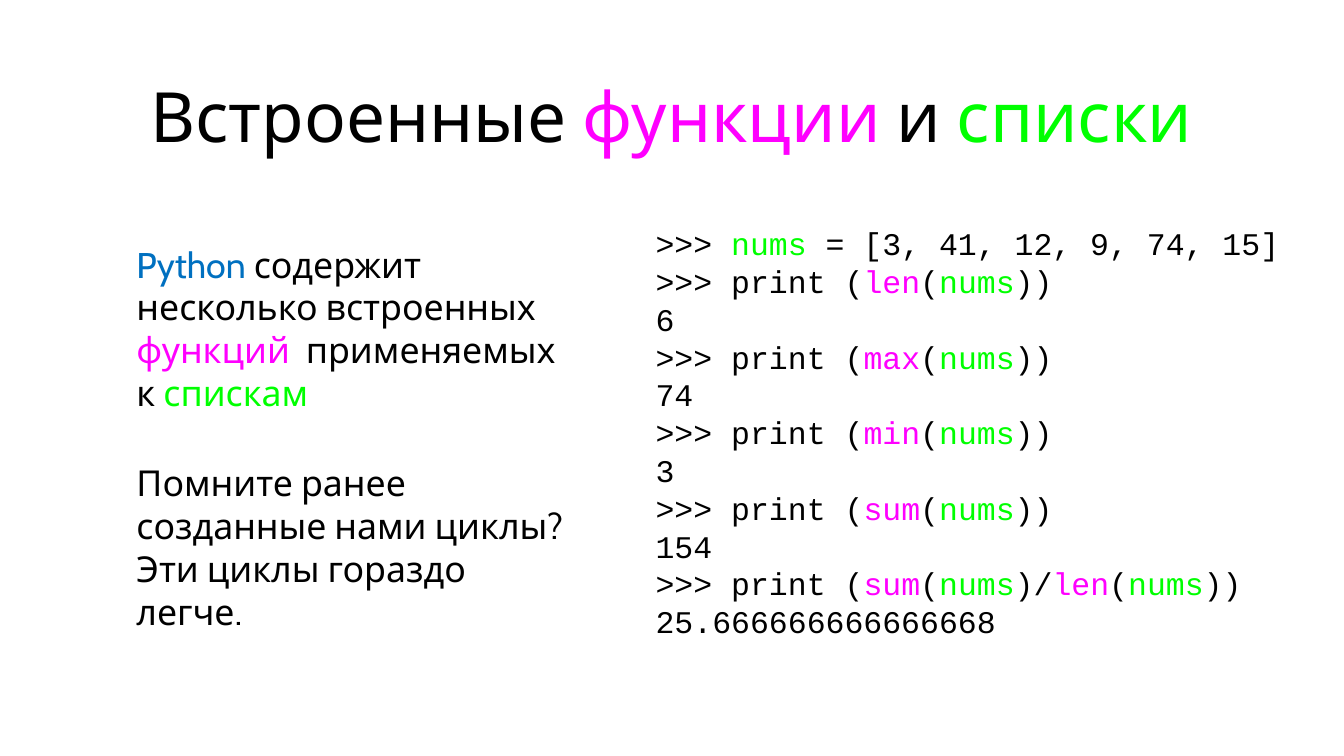
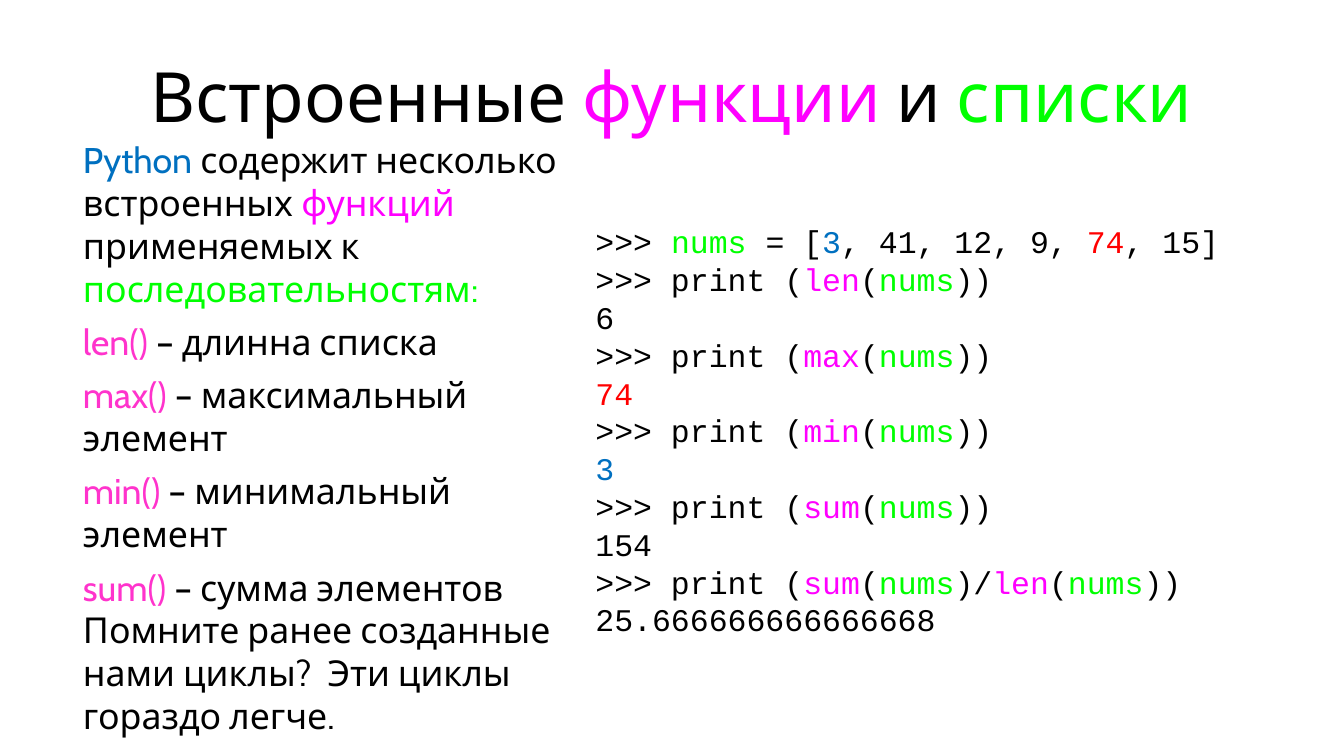
Before and after one commit to maxchv/LearnPython, a slide deck: slide 50 of week02/05.Lists.pptx (slide 32 before the commit). Drawn at 1344x756 pixels with LibreOffice and Linux fonts; fonts in the diff are those of the drawing. Boxes give left, top, right and bottom in pixels: in the first picture for what was removed or moved away, otherwise in the second. Text is boxed around its words. In the diff, an @@ line names an element or a change of style, - is before the commit and + after.

Commit message:
обновлена презентация по спискам

```diff
--- a/week02/05.Lists.pptx
+++ b/week02/05.Lists.pptx
@@ title "Встроенные функции и списки": place and size @@
-title "Встроенные функции и списки" at [151,89,1193,159]
+title "Встроенные функции и списки" at [151,69,1193,139]
@@ text at [83,146,556,738]: text changed @@
-• Python содержит несколько встроенных функций, применяемых к спискам
-• Помните ранее созданные нами циклы? Эти циклы гораздо легче.
+• Python содержит несколько встроенных функций, применяемых к последовательностям:
+• len() – длинна списка
+• max() – максимальный элемент
+• min() – минимальный элемент
+• sum() – сумма элементов Помните ранее созданные нами циклы? Эти циклы гораздо легче.
@@ text ">>> nums = [3, 41, ...": place and size @@
-text ">>> nums = [3, 41, ..." at [656,232,1279,634]
+text ">>> nums = [3, 41, ..." at [595,231,1219,632]
@@ text at [595,231,1219,481]: text colour #000000 to #0070C0 in "[3,", "3"; text colour #000000 to #FF0000 in "74,", "74" @@
```
Also in this commit, not shown: 6 other slides changed, 20 slides added, 2 slides removed, 3 other files.
